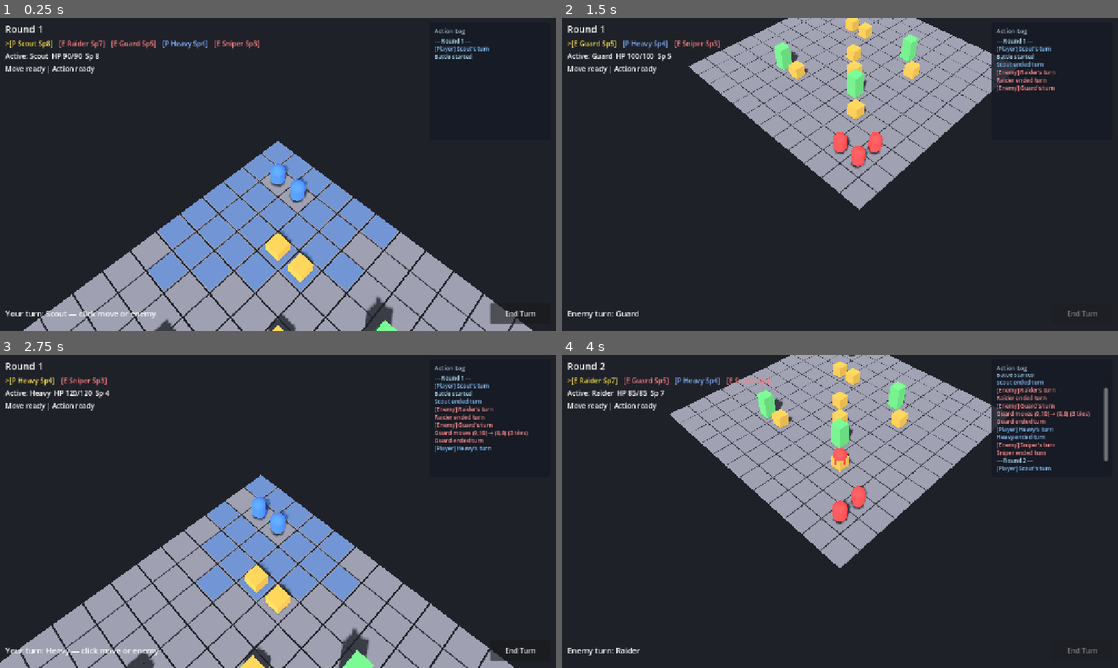
Above: before the commit, frames 1-4 (two rows, left to right).
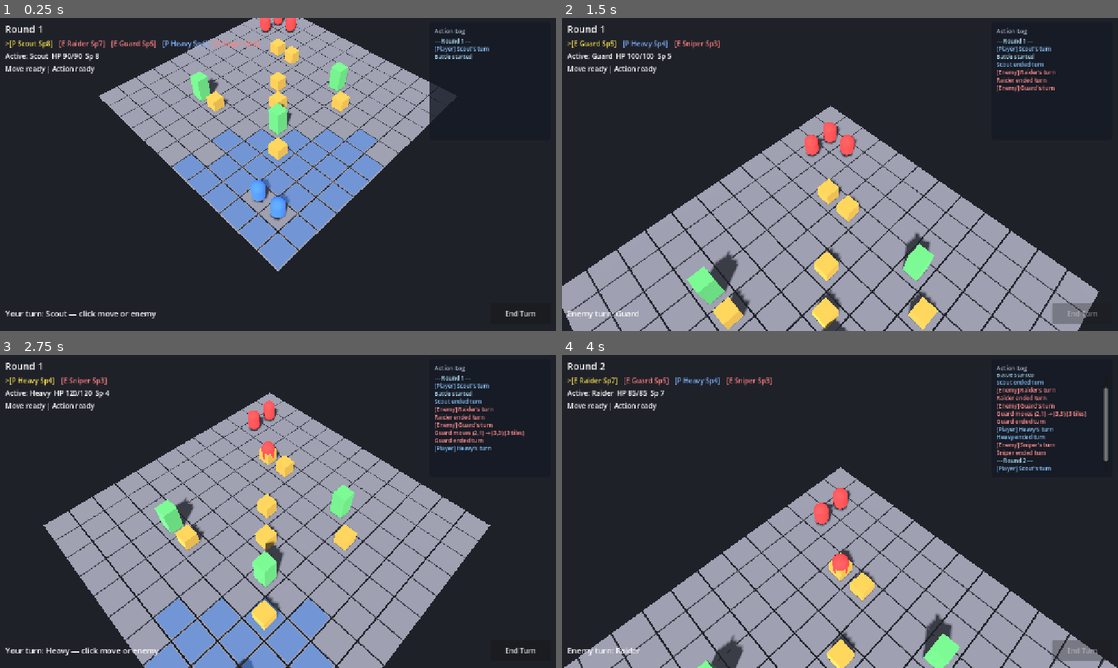
Above: after the commit, the same moments.

Repository: jabber484/battlechess-godot
Game: Godot game, scene res://scenes/battle/Battle.tscn
Two runs of this game, one before a commit and one after it. Both use one fixed random seed, a clock stepped at 60 frames per second and the inputs below.
Inputs (mouse positions are in pixels of both pictures, inside the frame that each line leads up to):
- Up to frame 1 (0.25 s): no input
- Up to frame 2 (1.5 s): click "End Turn" at 0.5 s; move the mouse to (962, 158) at 1.27 s; hold S (camera_pan_back) from 1.28 s (still down); click (962, 158) at 1.42 s
- Up to frame 3 (2.75 s): move the mouse to (166, 527) at 2.02 s; release S (camera_pan_back) at 2.03 s; tap W (camera_pan_forward) at 2.1 s; click (166, 527) at 2.17 s
- Up to frame 4 (4 s): click "End Turn" at 2.75 s; click "End Turn" at 3.5 s

The runs differ from the first frame. In frame 1, 45% of the frame differs, in the area x 4-96%, y 0-100%; in frame 2, 53%, in the area x 0-97%, y 0-100%; in frame 3, 42%; in frame 4, 47%.

Commit message:
Enhance camera rig and adjust unit spawn positions
- Added focus lerp speed and target position to the camera rig for smoother camera movement.
- Updated the camera's focus_on method to set the target position instead of directly modifying global_position.
- Adjusted unit spawn positions in the default battle setup for better gameplay balance.

Diff:
--- a/scripts/camera/camera_rig.gd
+++ b/scripts/camera/camera_rig.gd
@@ -5,14 +5,17 @@
 @export var rotate_speed: float = 1.8
 @export var focus_height: float = 8.0
 @export var focus_distance: float = 12.0
+@export var focus_lerp_speed: float = 6.0
 
 @onready var camera: Camera3D = $Camera3D
 
 var _yaw: float = 0.785398 # 45 deg
 var _pitch: float = -0.9
+var _target_position: Vector3 = Vector3.ZERO
 
 
 func _ready() -> void:
+	_target_position = global_position
 	_apply_camera_transform()
 
 
@@ -30,6 +33,7 @@
 		var basis_y := Basis(Vector3.UP, _yaw)
 		var world_dir := (basis_y * input_dir).normalized()
 		global_position += world_dir * move_speed * delta
+		_target_position = global_position
 
 	if Input.is_action_pressed("camera_rotate_left"):
 		_yaw += rotate_speed * delta
@@ -38,9 +42,14 @@
 		_yaw -= rotate_speed * delta
 		_apply_camera_transform()
 
+	global_position = global_position.lerp(
+		_target_position,
+		1.0 - exp(-focus_lerp_speed * delta),
+	)
+
 
 func focus_on(world_pos: Vector3) -> void:
-	global_position = Vector3(world_pos.x, 0.0, world_pos.z)
+	_target_position = Vector3(world_pos.x, 0.0, world_pos.z)
 	_apply_camera_transform()
 
 
--- a/scripts/data/default_battle_setup.gd
+++ b/scripts/data/default_battle_setup.gd
@@ -9,27 +9,27 @@
 	return [
 		UnitSpawnData.new(
 			BattleEnums.Team.PLAYER,
-			Vector2i(1, 1),
+			Vector2i(10, 10),
 			_make_stats("Scout", 8, 5, 5, 75, 22, 90),
 		),
 		UnitSpawnData.new(
 			BattleEnums.Team.PLAYER,
-			Vector2i(2, 1),
+			Vector2i(9, 10),
 			_make_stats("Heavy", 4, 3, 6, 70, 32, 120),
 		),
 		UnitSpawnData.new(
 			BattleEnums.Team.ENEMY,
-			Vector2i(10, 10),
+			Vector2i(1, 1),
 			_make_stats("Raider", 7, 4, 5, 72, 20, 85),
 		),
 		UnitSpawnData.new(
 			BattleEnums.Team.ENEMY,
-			Vector2i(9, 10),
+			Vector2i(2, 1),
 			_make_stats("Guard", 5, 3, 4, 68, 24, 100),
 		),
 		UnitSpawnData.new(
 			BattleEnums.Team.ENEMY,
-			Vector2i(10, 9),
+			Vector2i(1, 2),
 			_make_stats("Sniper", 3, 3, 7, 80, 28, 75),
 		),
 	]
--- a/scripts/systems/combat_system.gd
+++ b/scripts/systems/combat_system.gd
@@ -73,9 +73,9 @@
 		if defender.is_dead():
 			grid_system.clear_occupant(defender.grid_pos)
 			unit_killed.emit(defender)
+	attack_resolved.emit(attacker, defender, hit, int(result["damage"]), chance)
 	if turn_manager:
 		turn_manager.notify_acted(attacker)
-	attack_resolved.emit(attacker, defender, hit, int(result["damage"]), chance)
 	return result
 
 
